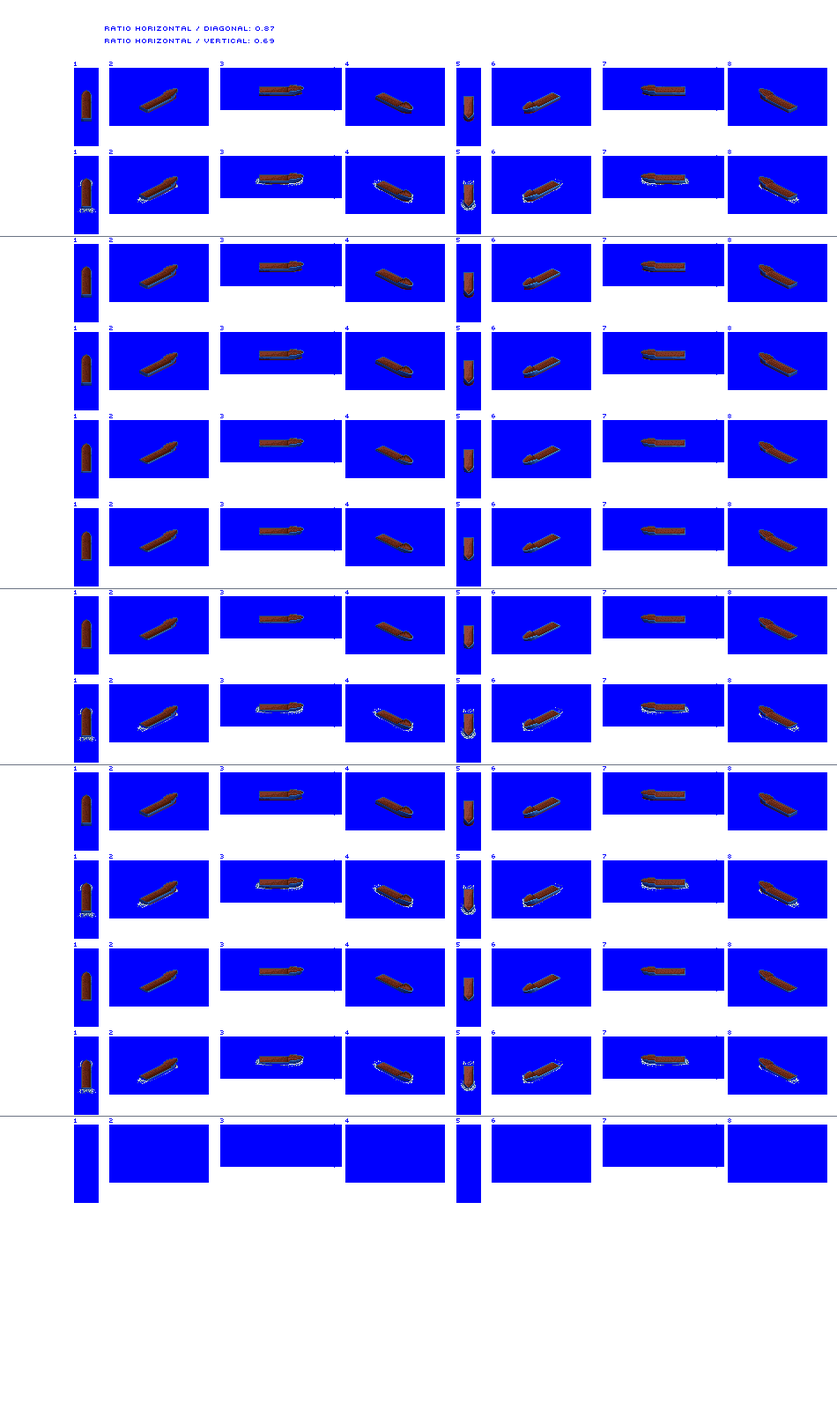
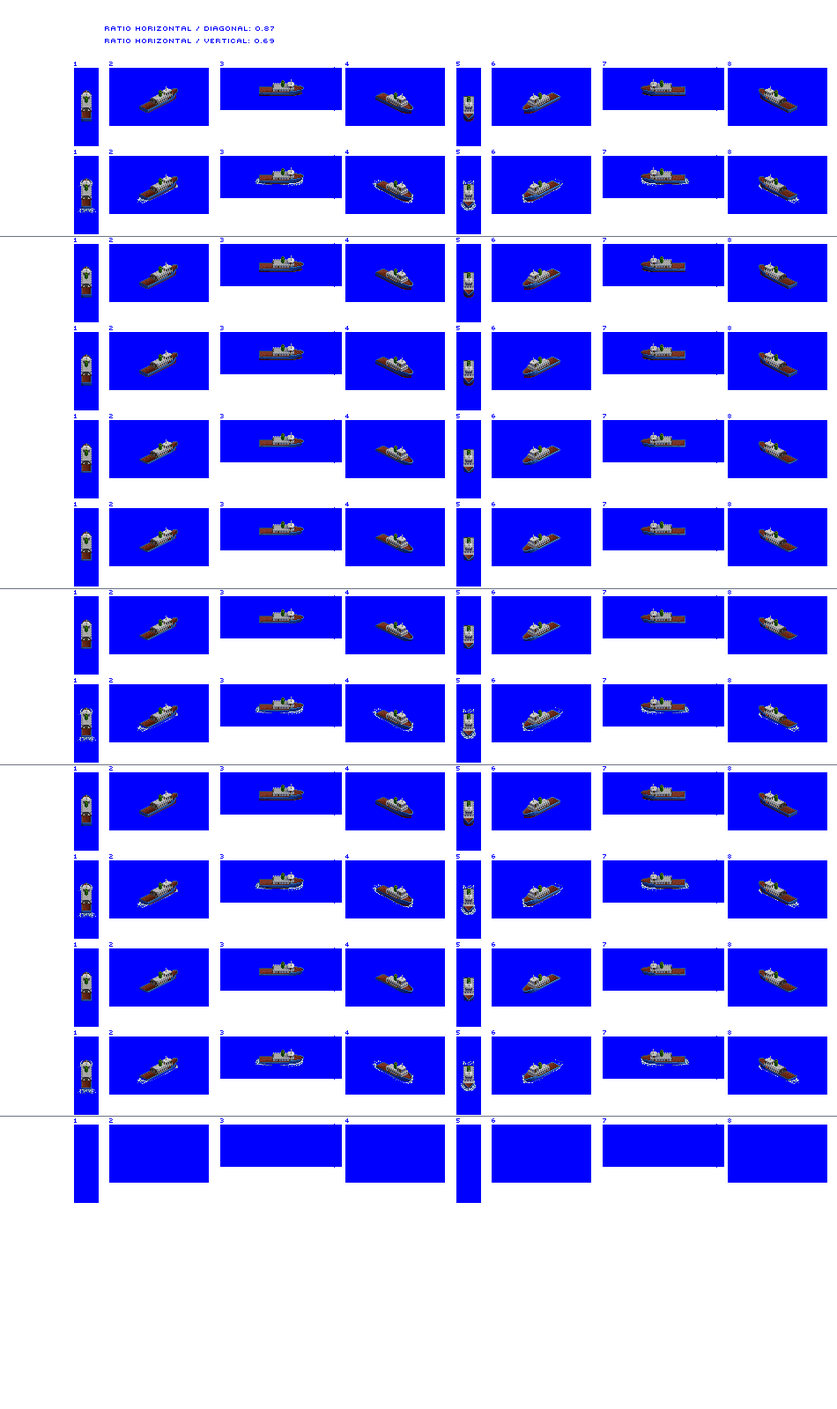
Layers edited between the first and the second 837 × 1409 image:
moved "prop / bow wash" above "house" over [left=81, top=177, right=787, bottom=1084]
renamed "hatches" to "house", showed it, painted on it over [left=81, top=79, right=787, bottom=1084]
